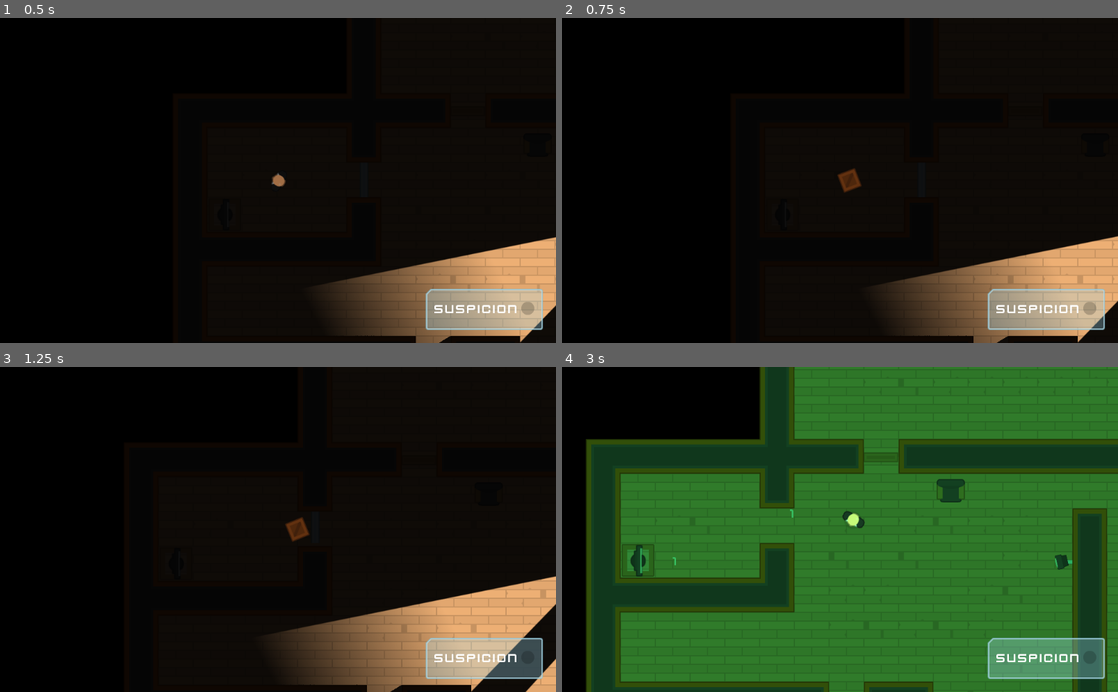
Above: before the commit, frames 1-4 (two rows, left to right).
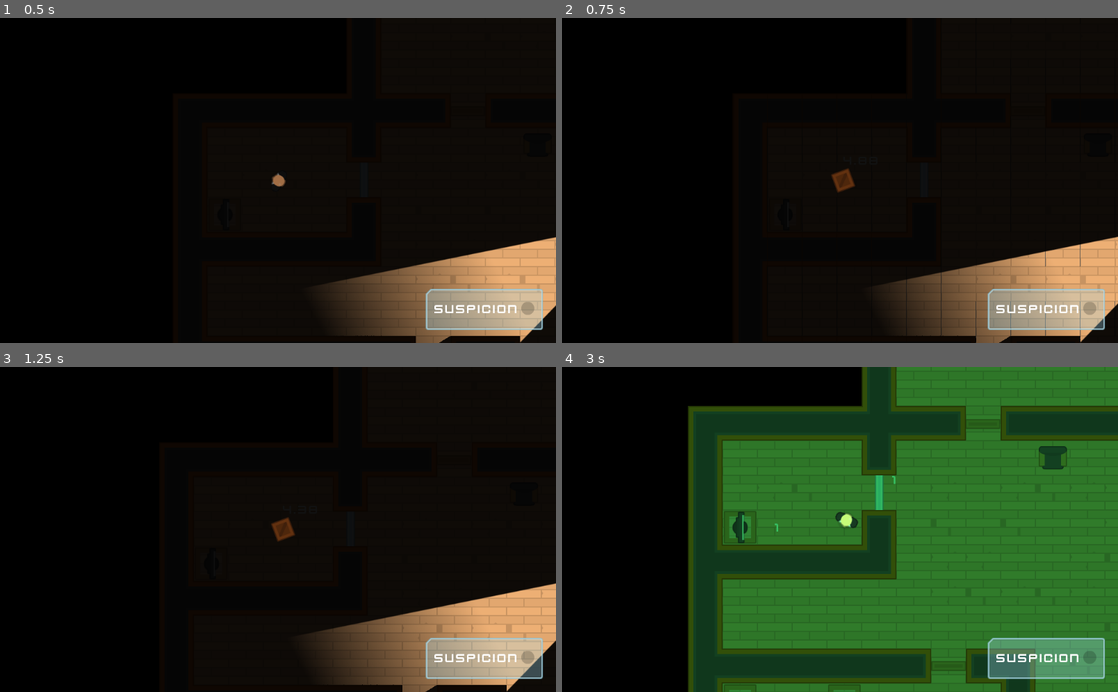
Above: after the commit, the same moments.

Repository: kleimaj/top-down-sneaky
Game: Godot game, scene res://Levels/Level1.tscn
The game is run twice, just before and just after one commit, with the same random seed, the same clock (stepped at 60 frames per second) and the same inputs.
Inputs (mouse positions are in pixels of both pictures, inside the frame that each line leads up to):
- Up to frame 1 (0.5 s): no input
- Up to frame 2 (0.75 s): tap Enter at 0.5 s; move the mouse to (1029, 112) at 0.52 s; hold D (move_right) from 0.53 s (still down); tap E (toggle_disguise) at 0.6 s; click (1029, 112) at 0.67 s
- Up to frame 3 (1.25 s): keep holding D (move_right)
- Up to frame 4 (3 s): move the mouse to (878, 529) at 1.27 s; release D (move_right) at 1.28 s; hold S (move_down) 1.28-2.03 s; tap Space (fire) at 1.35 s; click (878, 529) at 1.42 s; tap E (toggle_disguise) at 1.55, 2.1, 2.85 s; move the mouse to (728, 558) at 2.02 s; hold D (move_right) 2.03-2.78 s; click (728, 558) at 2.17 s; move the mouse to (812, 594) at 2.77 s; hold W (move_up) from 2.78 s (still down); click (812, 594) at 2.92 s

Frame 1 is identical in both runs. In frame 2, 0.7% of the frame differs, in the area x 48-100%, y 46-100%; in frame 3, 9.4%; in frame 4, 51%, in the area x 4-100%, y 0-100%.
Error in both runs: Invalid get index '0' (on base: 'PoolVector2Array'). (res://Characters/NPCs/Guard.gd:22)

Commit message:
adds number of disguises, disguise duration functionality

Diff:
--- a/Characters/Player.tscn
+++ b/Characters/Player.tscn
@@ -1,8 +1,9 @@
-[gd_scene load_steps=4 format=2]
+[gd_scene load_steps=5 format=2]
 
 [ext_resource path="res://Characters/TemplateCharacter.tscn" type="PackedScene" id=1]
 [ext_resource path="res://Player.gd" type="Script" id=2]
 [ext_resource path="res://GFX/PNG/Hitman 1/hitman1_stand.png" type="Texture" id=3]
+[ext_resource path="res://Interface/Theme.tres" type="Theme" id=4]
 
 [node name="Player" instance=ExtResource( 1 )]
 collision_mask = 14
@@ -18,3 +19,19 @@
 [node name="Light2D" type="Light2D" parent="." index="4"]
 texture = ExtResource( 3 )
 energy = 0.75
+
+[node name="Timer" type="Timer" parent="." index="5"]
+one_shot = true
+
+[node name="DisguiseLabel" type="Label" parent="." index="6"]
+margin_left = 17.9121
+margin_top = -46.3365
+margin_right = 85.9121
+margin_bottom = -19.3365
+theme = ExtResource( 4 )
+custom_colors/font_color = Color( 1, 1, 1, 1 )
+text = "0.00"
+__meta__ = {
+"_edit_use_anchors_": false
+}
+[connection signal="timeout" from="Timer" to="." method="_on_Timer_timeout"]
--- a/Player.gd
+++ b/Player.gd
@@ -9,11 +9,22 @@
 const HUMAN_OCCLUDER = "res://Characters/HumanOccluder.tres"
 const BOX_OCCLUDER = "res://Characters/BoxOccluder.tres"
 
+var velocity_multiplier = 1
 var disguised = false
+export var disguise_slowdown = 0.25
+export var disguise_duration = 5
+export var number_of_disguises = 3
+
+func _ready():
+	$Timer.wait_time = disguise_duration
+	reveal()
 
 func _physics_process(delta):
 	update_movement()
-	move_and_slide(motion)
+	move_and_slide(motion * velocity_multiplier)
+	if disguised:
+		$DisguiseLabel.text = str($Timer.time_left).pad_decimals(2)
+		$DisguiseLabel.rect_rotation = - rotation_degrees
 
 func update_movement():
 	look_at(get_global_mouse_position())
@@ -40,13 +51,16 @@
 func toggle_disguise():
 	if disguised:
 		reveal()
-	else:
+	elif number_of_disguises > 0:
 		disguise()
 
 func reveal():
 	$Sprite.texture = load(PLAYER_SPRITE)
 	$Light2D.texture = load(PLAYER_LIGHT)
 	$LightOccluder2D.occluder = load(HUMAN_OCCLUDER)
+	$DisguiseLabel.visible = false
+
+	velocity_multiplier = 1
 	disguised = false
 	collision_layer = 1
 
@@ -54,5 +68,14 @@
 	$Sprite.texture = load(BOX_SPRITE)
 	$Light2D.texture = load(BOX_LIGHT)
 	$LightOccluder2D.occluder = load(BOX_OCCLUDER)
+	$DisguiseLabel.visible = true
+
+	velocity_multiplier = disguise_slowdown
+	number_of_disguises -= 1
 	disguised = true
 	collision_layer = 16
+	$Timer.start()
+
+
+func _on_Timer_timeout():
+	reveal()
